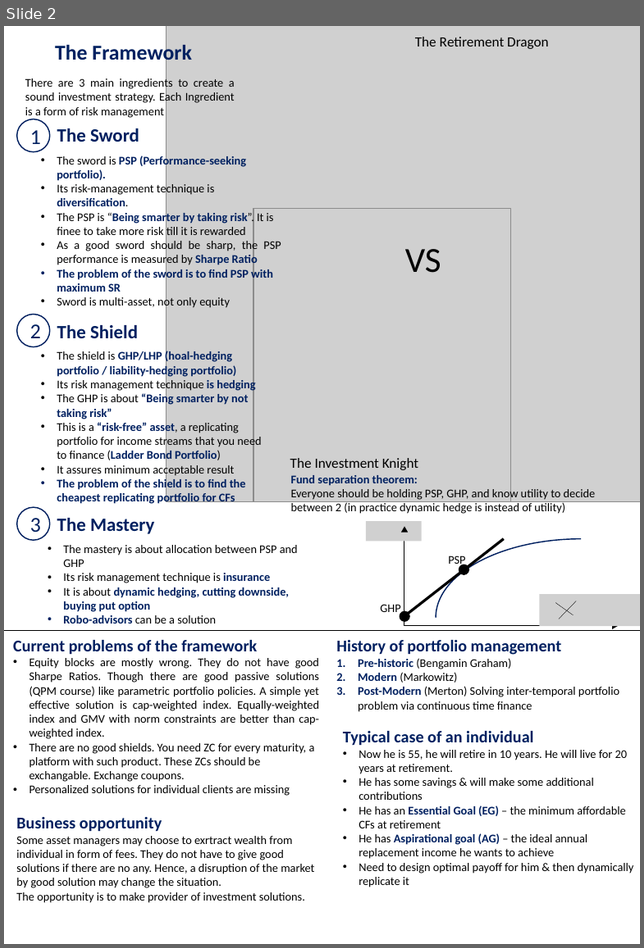
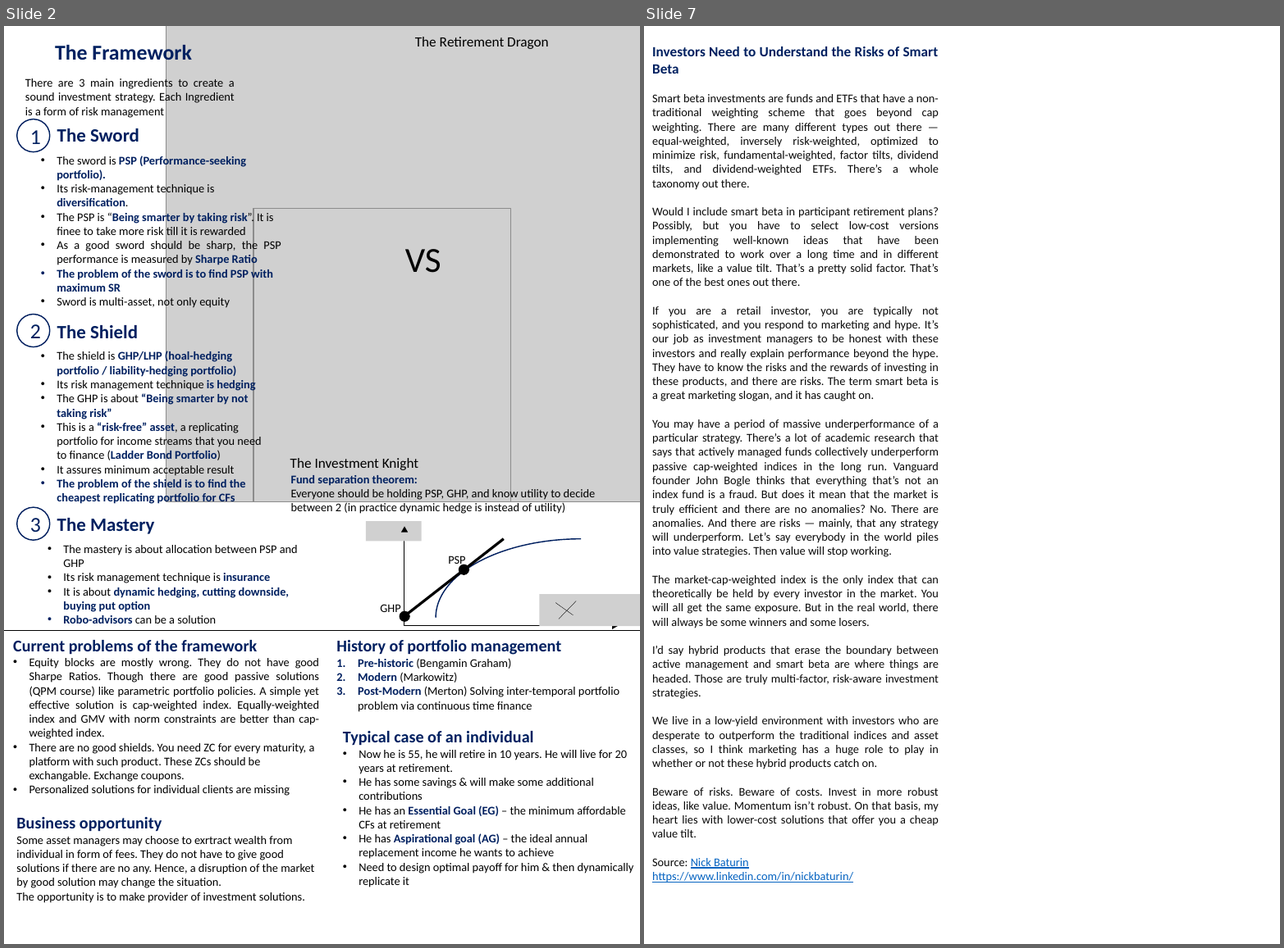
Before and after one commit to aleksandr-mikhailov-edhec/Goal-Based-Investing, a slide deck: Course summary.pptx. Shown side by side, each under a label of ours: slide 2 before the commit, slides 2 and 7 after it; the slides between them are not shown. The pictures are 644x948 and 1284x948 pixels, drawn with LibreOffice and Linux fonts; fonts in the diff are those of the drawing; grey boxes stand for pictures. Boxes give left, top, right and bottom in pixels: in the first picture for what was removed or moved away, otherwise in the second. Text is boxed around its words. In the diff, an @@ line names an element or a change of style, - is before the commit and + after.

```diff
--- a/Course summary.pptx
+++ b/Course summary.pptx
@@ slide 7 added at (644,26,1280,944), background #FFFFFF @@
@@ text added at (652,46,938,883), 10 pt, text #0A0A0A @@
+Investors Need to Understand the Risks of Smart Beta
+Smart beta investments are funds and ETFs that have a non-traditional weighting scheme that goes beyond cap weighting. There are many different types out there — equal-weighted, inversely risk-weighted, optimized to minimize risk, fundamental-weighted, factor tilts, dividend tilts, and dividend-weighted ETFs. There’s a whole taxonomy out there.
+Would I include smart beta in participant retirement plans? Possibly, but you have to select low-cost versions implementing well-known ideas that have been demonstrated to work over a long time and in different markets, like a value tilt. That’s a pretty solid factor. That’s one of the best ones out there.
+If you are a retail investor, you are typically not sophisticated, and you respond to marketing and hype. It’s our job as investment managers to be honest with these investors and really explain performance beyond the hype. They have to know the risks and the rewards of investing in these products, and there are risks. The term smart beta is a great marketing slogan, and it has caught on.
+You may have a period of massive underperformance of a particular strategy. There’s a lot of academic research that says that actively managed funds collectively underperform passive cap-weighted indices in the long run. Vanguard founder John Bogle thinks that everything that’s not an index fund is a fraud. But does it mean that the market is truly efficient and there are no anomalies? No. There are anomalies. And there are risks — mainly, that any strategy will underperform. Let’s say everybody in the world piles into value strategies. Then value will stop working.
+The market-cap-weighted index is the only index that can theoretically be held by every investor in the market. You will all get the same exposure. But in the real world, there will always be some winners and some losers.
+I’d say hybrid products that erase the boundary between active management and smart beta are where things are headed. Those are truly multi-factor, risk-aware investment strategies.
+We live in a low-yield environment with investors who are desperate to outperform the traditional indices and asset classes, so I think marketing has a huge role to play in whether or not these hybrid products catch on.
+Beware of risks. Beware of costs. Invest in more robust ideas, like value. Momentum isn’t robust. On that basis, my heart lies with lower-cost solutions that offer you a cheap value tilt.
+Source: Nick Baturin
+https://www.linkedin.com/in/nickbaturin/
```
Also in this commit, not shown: 4 slides changed, 2 other slides added, 8 other files.
